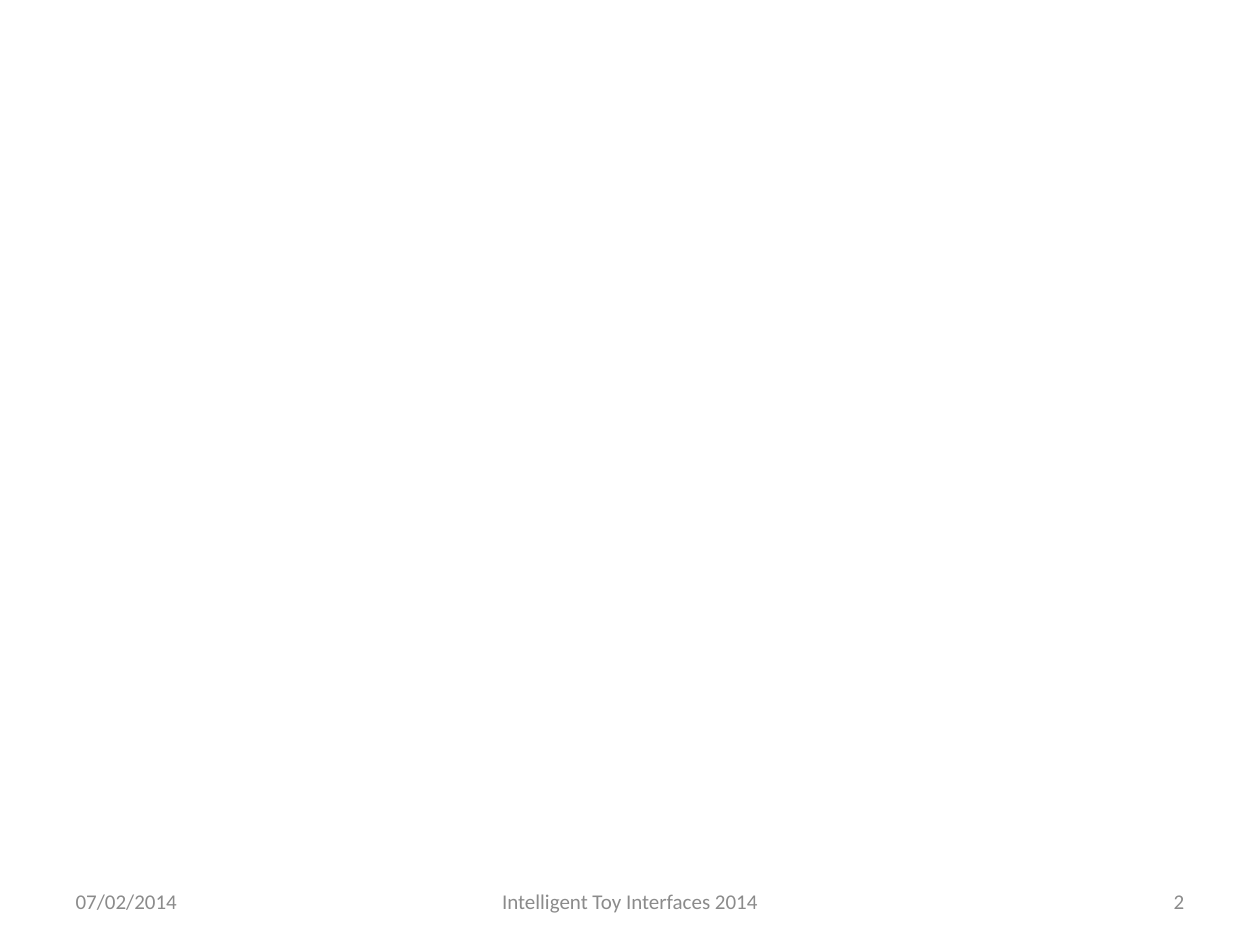
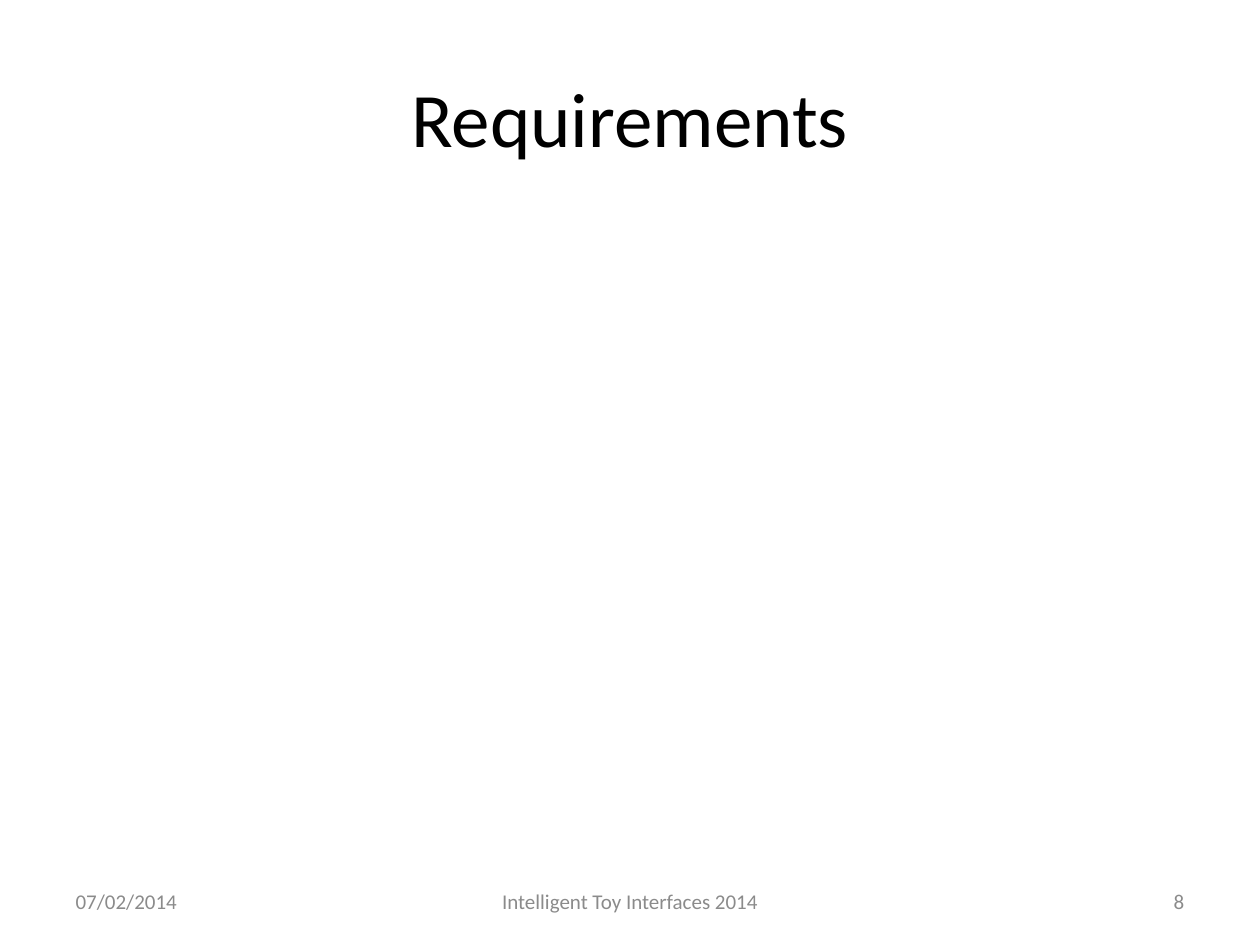
Before and after one commit to AlexJaeger/presfyp, a slide deck: slide 8 of Presentation.pptx (slide 2 before the commit). Drawn at 1260x945 pixels with LibreOffice and Linux fonts; fonts in the diff are those of the drawing; background and template pictures are left out. Boxes give left, top, right and bottom in pixels: in the first picture for what was removed or moved away, otherwise in the second. Text is boxed around its words. In the diff, an @@ line names an element or a change of style, - is before the commit and + after.

```diff
--- a/Presentation.pptx
+++ b/Presentation.pptx
@@ title added at box(411, 94, 848, 160), 44 pt, text #000000 @@
+Requirements
@@ page number at box(1174, 895, 1185, 909): text changed @@
-2
+8
```
Also in this commit, not shown: 1 other slide changed, 6 slides added, 4 other files.
